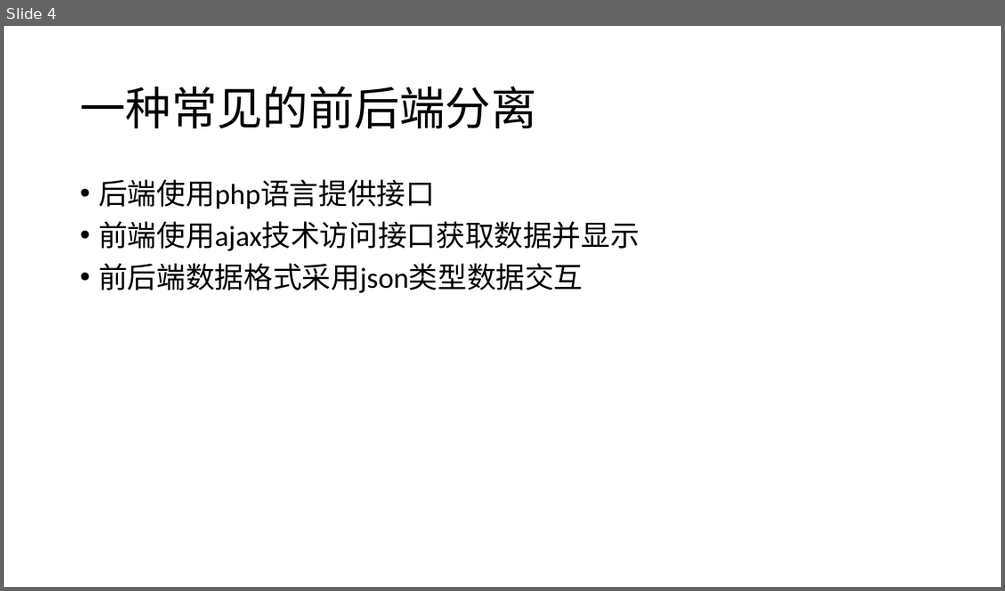
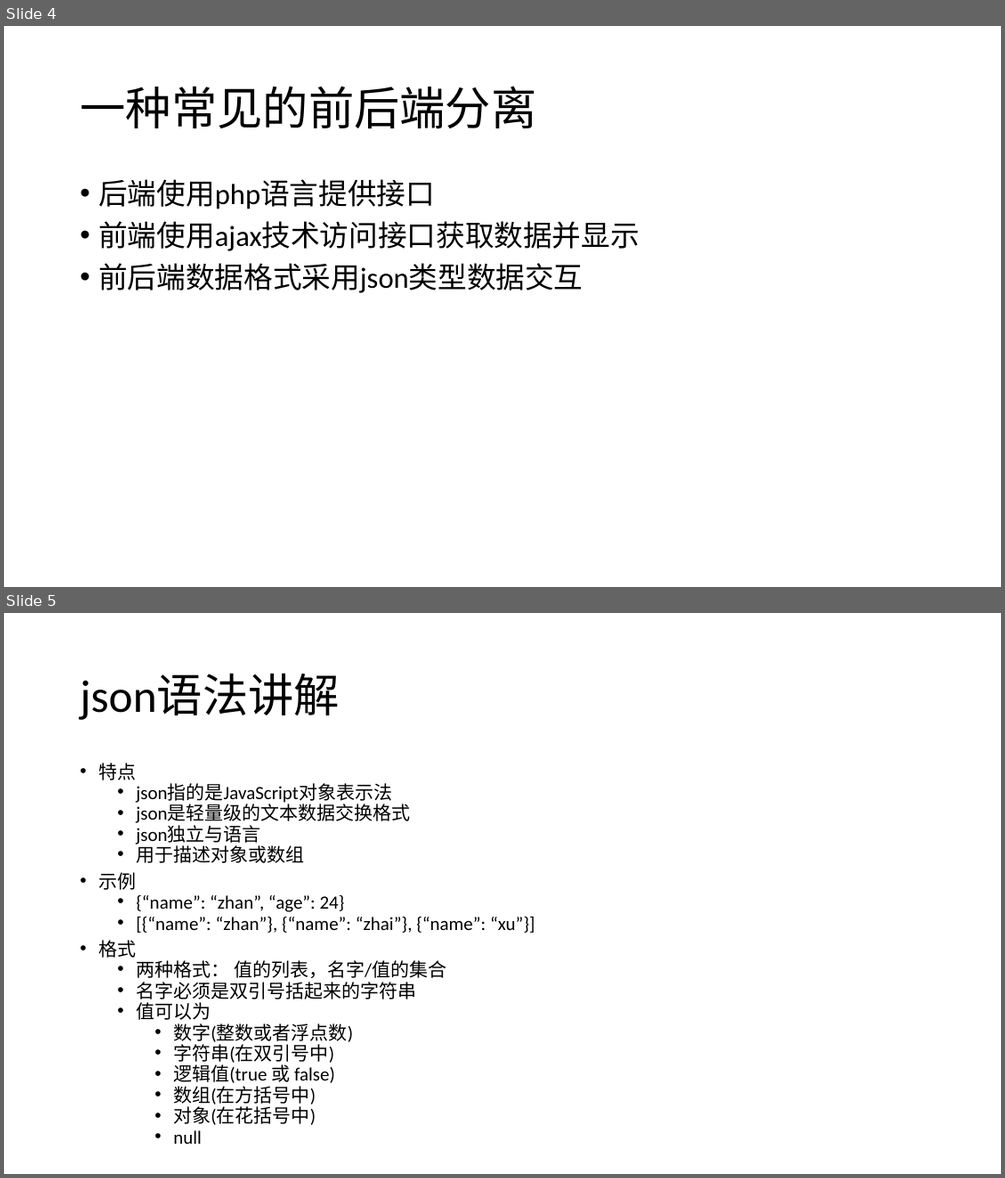
Before and after one commit to zhan3333/php-example, a slide deck: doc/ppt/第八课-前后端分离.pptx. Shown one above the other, each under a label of ours: slide 4 before the commit, slides 4 and 5 after it. The pictures are 1005x591 and 1005x1178 pixels, drawn with LibreOffice and Linux fonts; fonts in the diff are those of the drawing. Boxes give left, top, right and bottom in pixels: in the first picture for what was removed or moved away, otherwise in the second. Text is boxed around its words. In the diff, an @@ line names an element or a change of style, - is before the commit and + after.

```diff
--- a/doc/ppt/第八课-前后端分离.pptx
+++ b/doc/ppt/第八课-前后端分离.pptx
@@ slide 5 added at box(4, 613, 1001, 1174), background #FFFFFF @@
@@ title added at box(80, 674, 340, 720), 44 pt, text #000000 @@
+json语法讲解
@@ text added at box(98, 763, 534, 1125), 18 pt, text #000000 @@
+• 特点
+  • json指的是JavaScript对象表示法
+  • json是轻量级的文本数据交换格式
+  • json独立与语言
+  • 用于描述对象或数组
+• 示例
+  • {“name”: “zhan”, “age”: 24}
+  • [{“name”: “zhan”}, {“name”: “zhai”}, {“name”: “xu”}]
+• 格式
+  • 两种格式： 值的列表，名字/值的集合
+  • 名字必须是双引号括起来的字符串
+  • 值可以为
+    • 数字(整数或者浮点数)
+    • 字符串(在双引号中)
+    • 逻辑值(true 或 false)
+    • 数组(在方括号中)
+    • 对象(在花括号中)
+    • null
```
Also in this commit, not shown: 1 slide changed, 2 other slides added, 3 slides removed, 16 other files.
